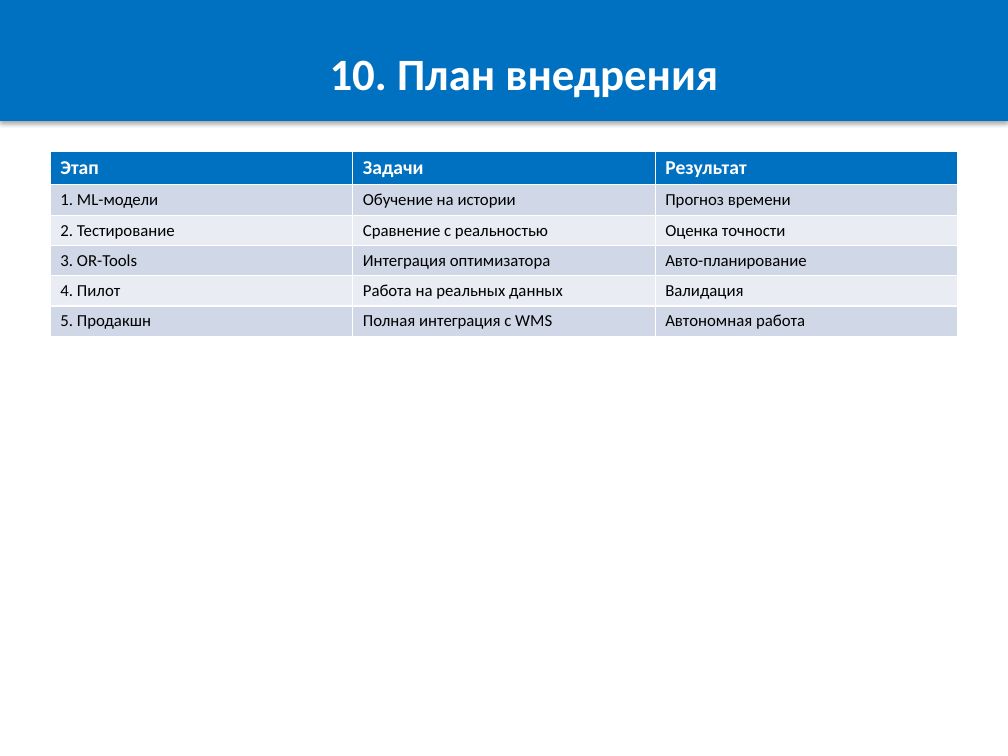
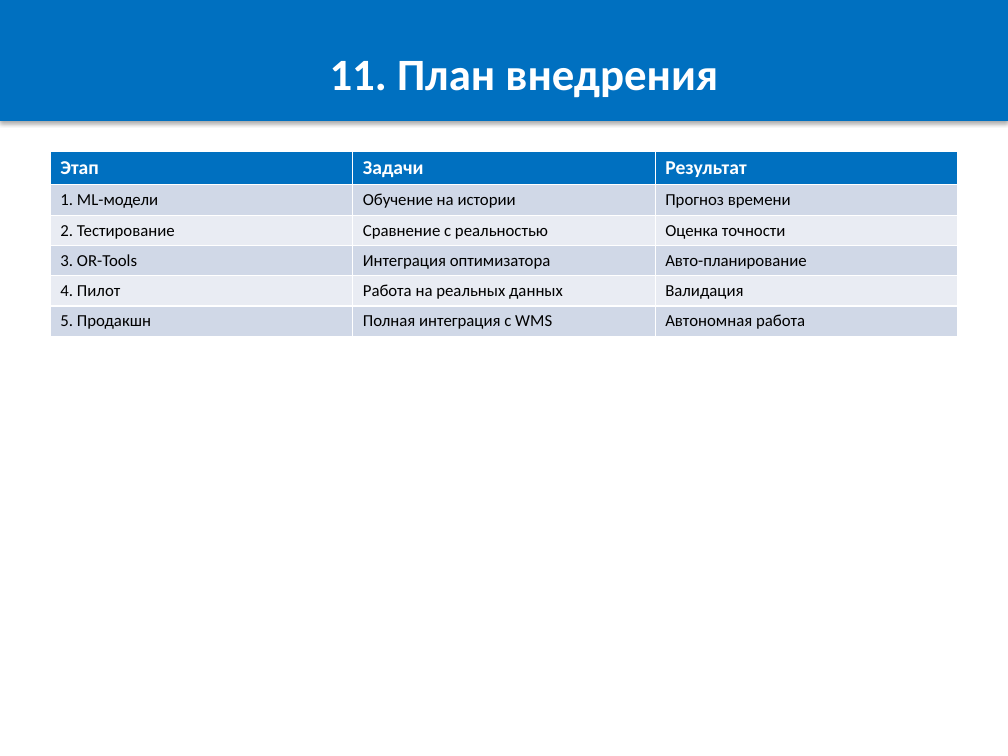
Before and after one commit to OnicaIon/WMSOpti, a slide deck: slide 12 of docs/WMS_Buffer_Optimization.pptx (slide 11 before the commit). Drawn at 1008x756 pixels with LibreOffice and Linux fonts; fonts in the diff are those of the drawing. Boxes give left, top, right and bottom in pixels: in the first picture for what was removed or moved away, otherwise in the second. Text is boxed around its words. In the diff, an @@ line names an element or a change of style, - is before the commit and + after.

```diff
--- a/docs/WMS_Buffer_Optimization.pptx
+++ b/docs/WMS_Buffer_Optimization.pptx
@@ text in rectangle at (x1=330, y1=61, x2=718, y2=98): text changed @@
-10. План внедрения
+11. План внедрения
```
Also in this commit, not shown: 6 other slides changed, 1 slide added, 2 other files.
